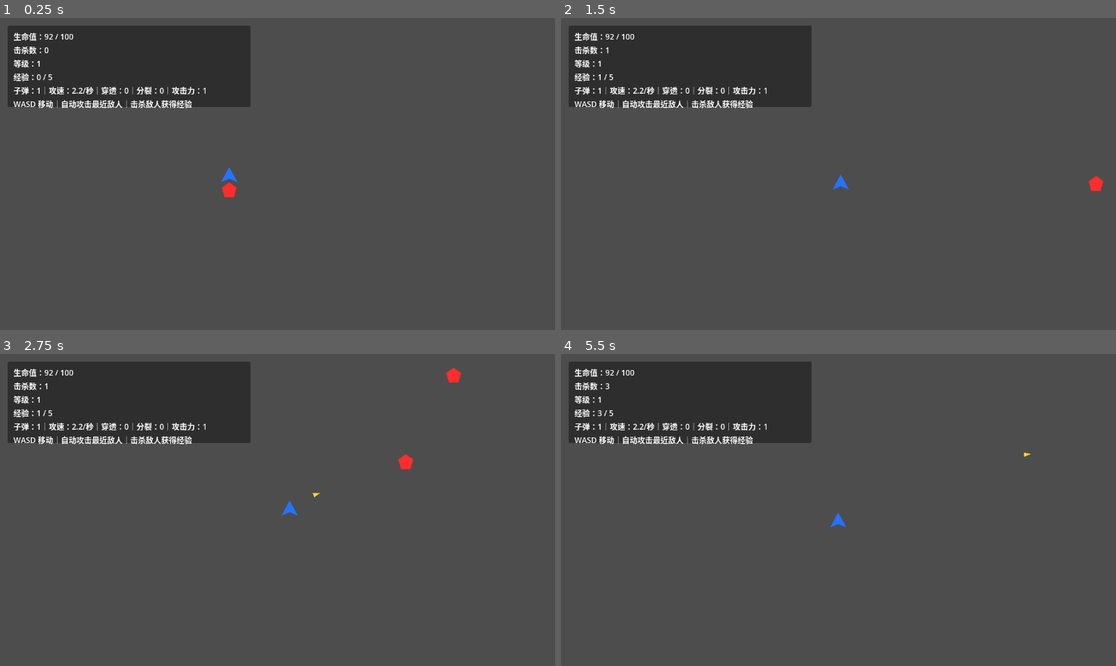
Above: before the commit, frames 1-4 (two rows, left to right).
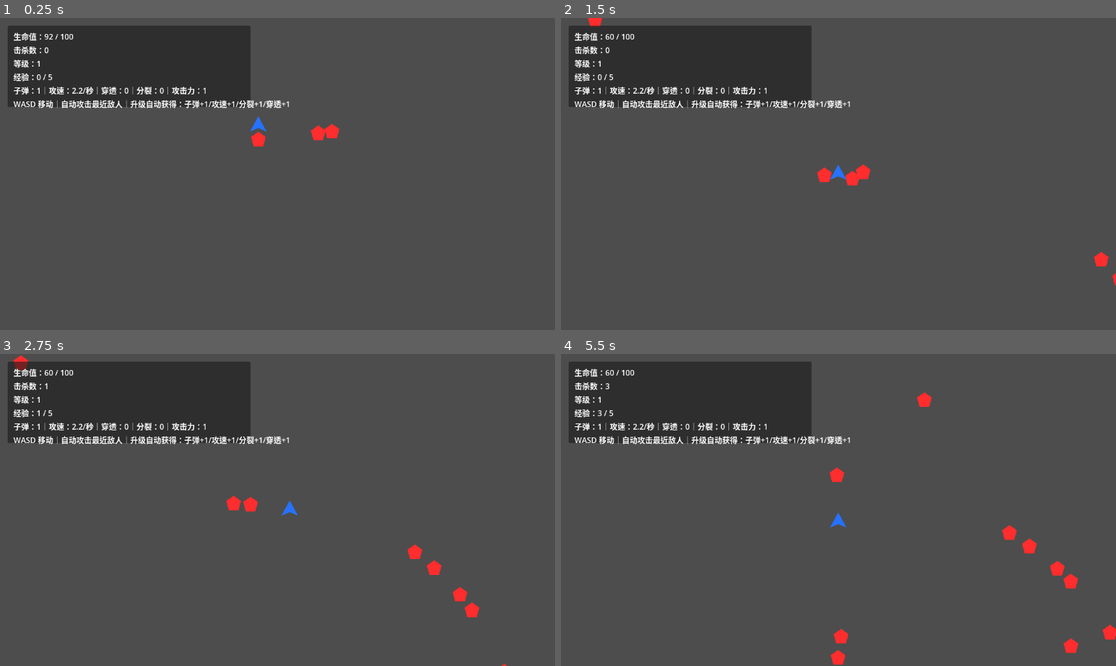
Above: after the commit, the same moments.

Repository: zhao-2378767/godot_1
Game: Godot game, scene res://scenes/Main.tscn
Two runs of this game, one before a commit and one after it. Both use one fixed random seed, a clock stepped at 60 frames per second and the inputs below.
Inputs:
- Up to frame 1 (0.25 s): no input
- Up to frame 2 (1.5 s): hold D (move_right) 0.53-1.28 s; hold S (move_down) from 1.28 s (still down)
- Up to frame 3 (2.75 s): release S (move_down) at 2.03 s; hold D (move_right) from 2.03 s (still down)
- Up to frame 4 (5.5 s): release D (move_right) at 2.78 s; hold W (move_up) 2.78-3.53 s; hold A (move_left) 3.53-5.03 s; hold S (move_down) from 5.03 s (still down)

The runs differ from the first frame. In frame 1, 0.9% of the frame differs, in the area x 23-62%, y 26-58%; in frame 2, 1.1%; in frame 3, 1.3%; in frame 4, 1.4%, in the area x 8-100%, y 5-100%.

Commit message:
feat: apply level bonuses and scale enemy count growth

Diff:
--- a/scripts/game_manager.gd
+++ b/scripts/game_manager.gd
@@ -3,6 +3,8 @@
 @export var enemy_scene: PackedScene = preload("res://scenes/Enemy.tscn")
 @export var spawn_interval: float = 1.0
 @export var spawn_distance: float = 720.0
+@export var initial_enemy_count: int = 20
+@export var enemy_growth_rate_per_second: float = 0.01
 @export var exp_per_enemy: int = 1
 @export var first_level_exp: int = 5
 @export var level_exp_growth: int = 3
@@ -16,10 +18,13 @@
 var next_level_exp := 5
 var _spawn_timer := 0.0
 var _game_over := false
+var _target_enemy_count: float = 0.0
 
 func _ready() -> void:
 	randomize()
 	next_level_exp = first_level_exp
+	_target_enemy_count = float(initial_enemy_count)
+	_spawn_initial_enemies()
 	player.health_changed.connect(ui.set_health)
 	player.died.connect(_on_player_died)
 	player.stats_changed.connect(ui.set_stats)
@@ -32,9 +37,23 @@
 	if _game_over:
 		return
 
+	_target_enemy_count *= 1.0 + enemy_growth_rate_per_second * delta
+	_maintain_enemy_count()
+
 	_spawn_timer -= delta
 	if _spawn_timer <= 0.0:
 		_spawn_timer = spawn_interval
+		_spawn_enemy()
+
+func _spawn_initial_enemies() -> void:
+	for i in range(initial_enemy_count):
+		_spawn_enemy()
+
+func _maintain_enemy_count() -> void:
+	var current_enemy_count := get_tree().get_nodes_in_group("enemies").size()
+	var desired_enemy_count := int(floor(_target_enemy_count))
+	var need_to_spawn := max(desired_enemy_count - current_enemy_count, 0)
+	for i in range(need_to_spawn):
 		_spawn_enemy()
 
 func _spawn_enemy() -> void:
@@ -58,6 +77,7 @@
 func _level_up() -> void:
 	level += 1
 	next_level_exp += level_exp_growth
+	player.grant_level_bonus()
 	ui.set_level(level)
 	ui.set_exp(current_exp, next_level_exp)
 	ui.show_upgrade_choices()
--- a/scripts/player.gd
+++ b/scripts/player.gd
@@ -18,6 +18,7 @@
 var pierce_level: int = 0
 var split_level: int = 0
 var damage_level: int = 0
+var _is_dead: bool = false
 
 func _ready() -> void:
 	add_to_group("player")
@@ -74,9 +75,12 @@
 	return nearest
 
 func take_damage(amount: int) -> void:
+	if _is_dead:
+		return
 	current_health = max(current_health - amount, 0)
 	health_changed.emit(current_health, max_health)
 	if current_health <= 0:
+		_is_dead = true
 		died.emit()
 
 func apply_upgrade(upgrade_id: String) -> void:
@@ -91,6 +95,13 @@
 			split_level += 1
 		"damage":
 			damage_level += 1
+	_emit_stats()
+
+func grant_level_bonus() -> void:
+	bullet_count += 1
+	attack_speed_level += 1
+	pierce_level += 1
+	split_level += 1
 	_emit_stats()
 
 func _get_attack_interval() -> float:
--- a/scripts/ui.gd
+++ b/scripts/ui.gd
@@ -25,7 +25,7 @@
 	upgrade_panel.process_mode = Node.PROCESS_MODE_ALWAYS
 	game_over_label.visible = false
 	upgrade_panel.visible = false
-	help_label.text = "WASD 移动｜自动攻击最近敌人｜击杀敌人获得经验"
+	help_label.text = "WASD 移动｜自动攻击最近敌人｜升级自动获得：子弹+1/攻速+1/分裂+1/穿透+1"
 
 	for i in range(upgrade_buttons.size()):
 		upgrade_buttons[i].process_mode = Node.PROCESS_MODE_ALWAYS
Not shown, added: CODE_ISSUES.md
